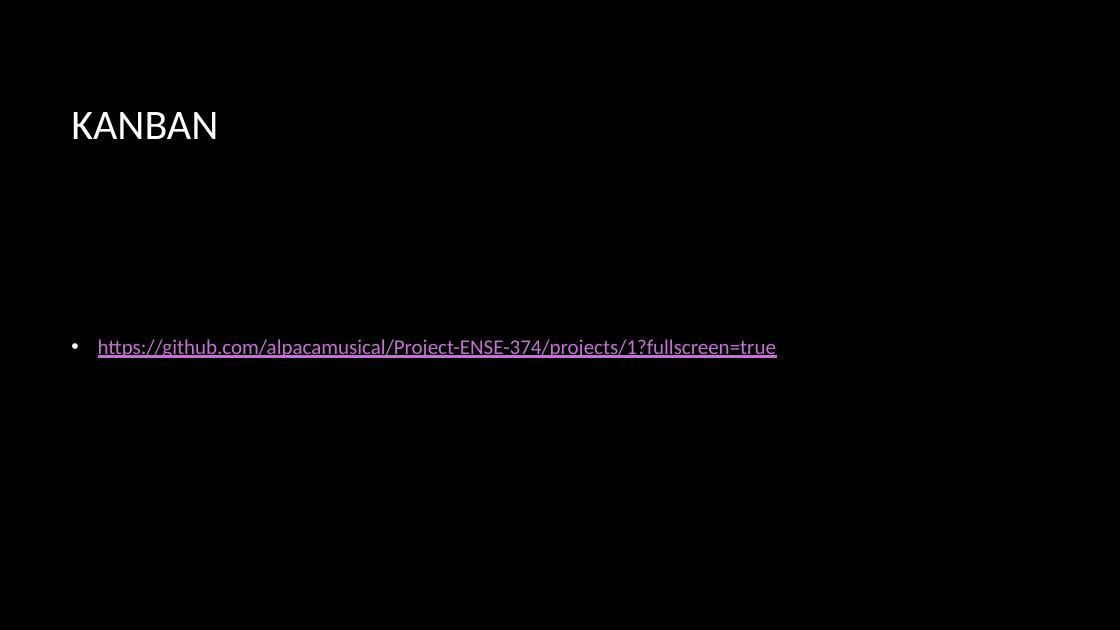
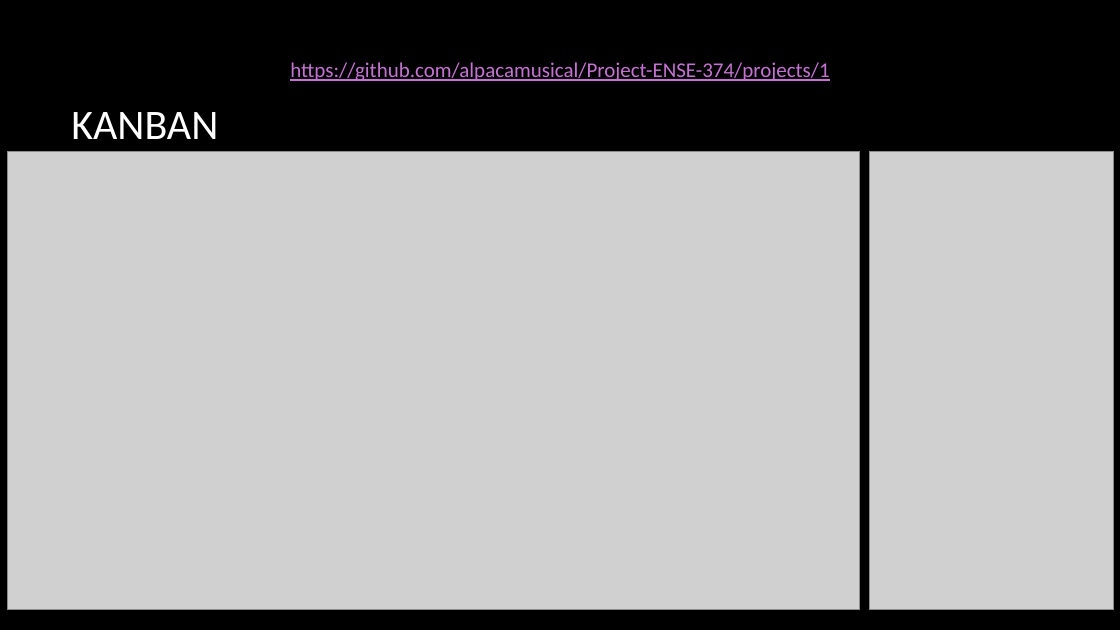
Before and after one commit to alpacamusical/Project-ENSE-374, a slide deck: slide 9 of Documentation/Milestone 3 - done.pptx (slide 8 before the commit). Drawn at 1120x630 pixels with LibreOffice and Linux fonts; fonts in the diff are those of the drawing; grey boxes stand for pictures; background and template pictures are left out. Boxes give left, top, right and bottom in pixels: in the first picture for what was removed or moved away, otherwise in the second. Text is boxed around its words. In the diff, an @@ line names an element or a change of style, - is before the commit and + after.

```diff
--- a/Documentation/Milestone 3 - done.pptx
+++ b/Documentation/Milestone 3 - done.pptx
@@ text added at <box>290,62,829,81</box>, 18 pt, text #C573D2, underline @@
+https://github.com/alpacamusical/Project-ENSE-374/projects/1
@@ picture added at <box>8,151,860,610</box> @@
@@ picture added at <box>870,151,1114,610</box> @@
```
Also in this commit, not shown: 5 other slides changed, 1 other file.
